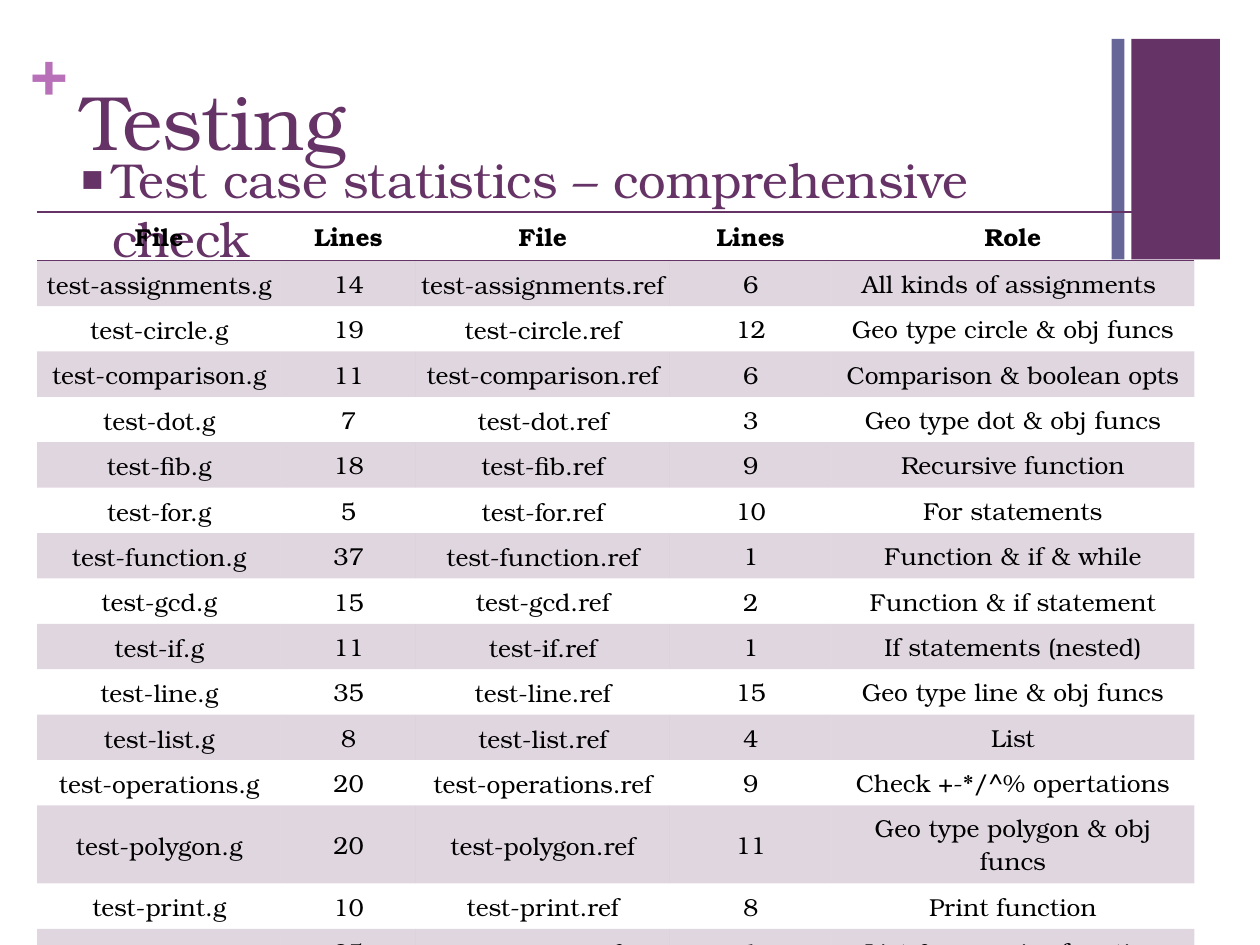
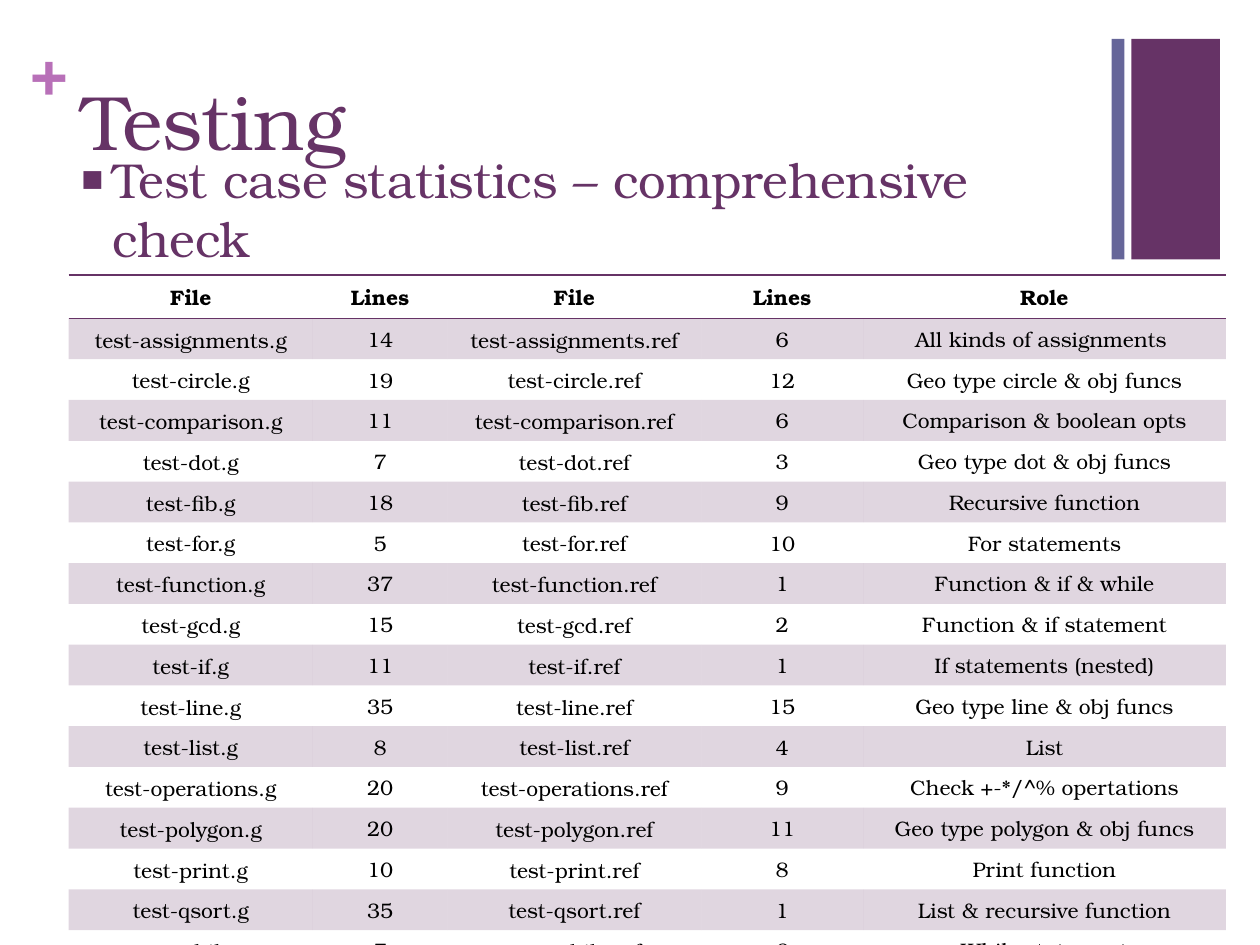
Before and after one commit to chaozc/Geo, a slide deck: slide 12 of Geo presentation.pptx (slide 13 before the commit). Drawn at 1260x945 pixels with LibreOffice and Linux fonts; fonts in the diff are those of the drawing. Boxes give left, top, right and bottom in pixels: in the first picture for what was removed or moved away, otherwise in the second. Text is boxed around its words. In the diff, an @@ line names an element or a change of style, - is before the commit and + after.

```diff
--- a/Geo presentation.pptx
+++ b/Geo presentation.pptx
@@ table at (69,275,1227,927) @@
@@ size 14 to 12 pt @@
@@ table: place and size @@
-table at (38,212,1196,926)
+table at (69,275,1227,927)
```
Also in this commit, not shown: 2 other slides changed, 1 slide removed.
